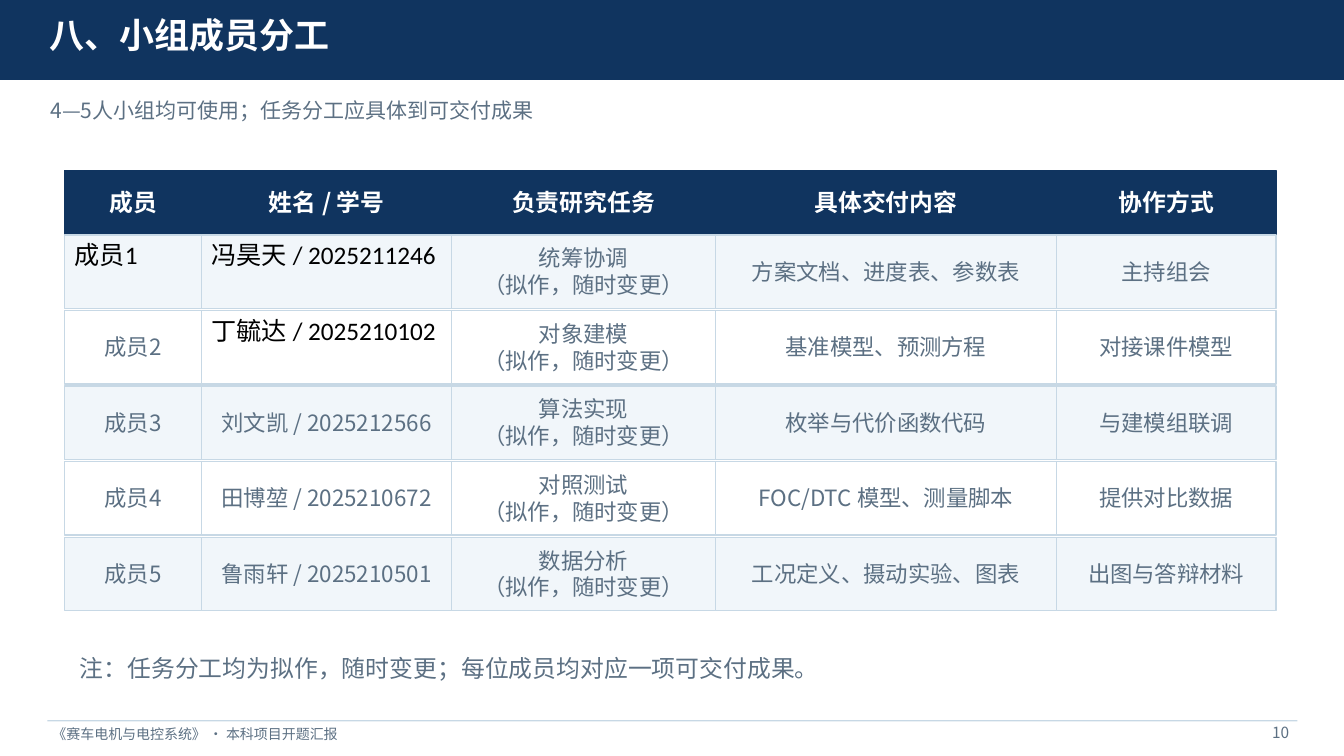
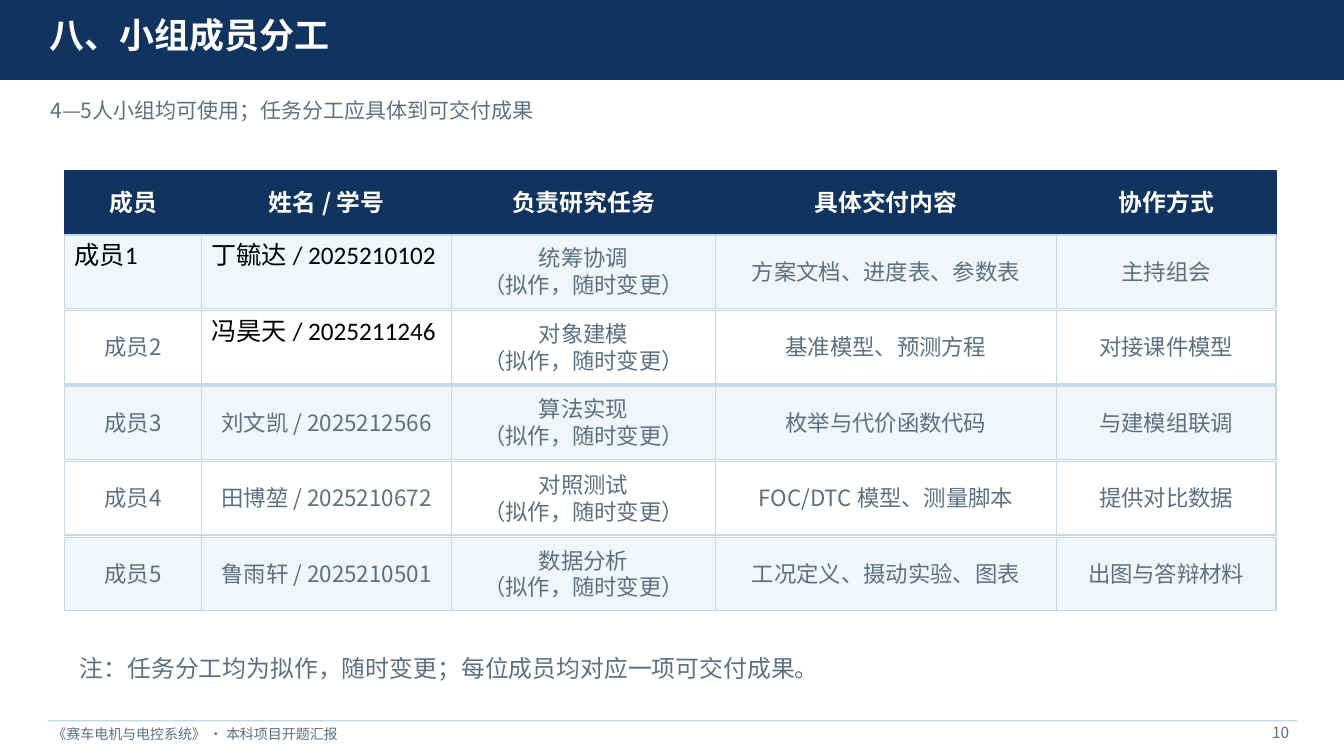
Before and after one commit to dydpop/afpm-mptc, a slide deck: slide 10 of docs/开题汇报.pptx. Drawn at 1344x756 pixels with LibreOffice and Linux fonts; fonts in the diff are those of the drawing. Boxes give left, top, right and bottom in pixels: in the first picture for what was removed or moved away, otherwise in the second. Text is boxed around its words. In the diff, an @@ line names an element or a change of style, - is before the commit and + after.

```diff
--- a/docs/开题汇报.pptx
+++ b/docs/开题汇报.pptx
@@ rectangle "丁毓达 / 2025210102": place and size @@
-rectangle "丁毓达 / 2025210102" at [202, 311, 452, 384]
+rectangle "丁毓达 / 2025210102" at [202, 235, 452, 309]
@@ rectangle "丁毓达 / 2025210102" at [202, 235, 452, 309]: fill #FFFFFF to #F1F6FA @@
@@ rectangle "冯昊天 / 2025211246": place and size @@
-rectangle "冯昊天 / 2025211246" at [202, 235, 452, 309]
+rectangle "冯昊天 / 2025211246" at [202, 311, 452, 384]
@@ rectangle "冯昊天 / 2025211246" at [202, 311, 452, 384]: fill #F1F6FA to #FFFFFF @@
```
Also in this commit, not shown: 1 other slide changed, 2 other files.
